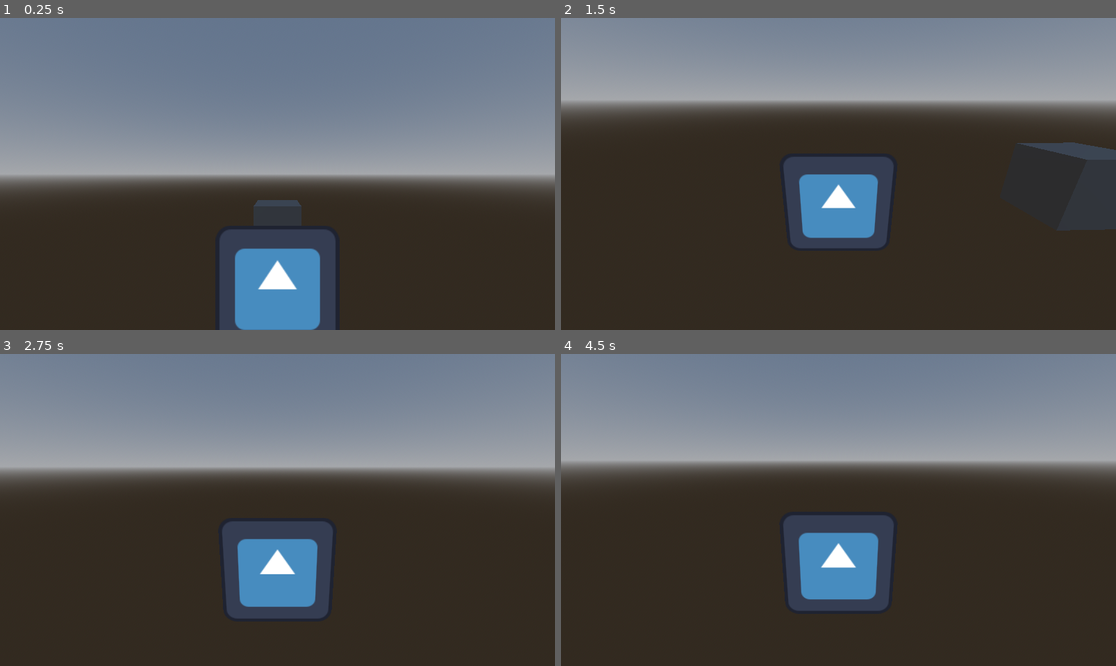
Above: before the commit, frames 1-4 (two rows, left to right).
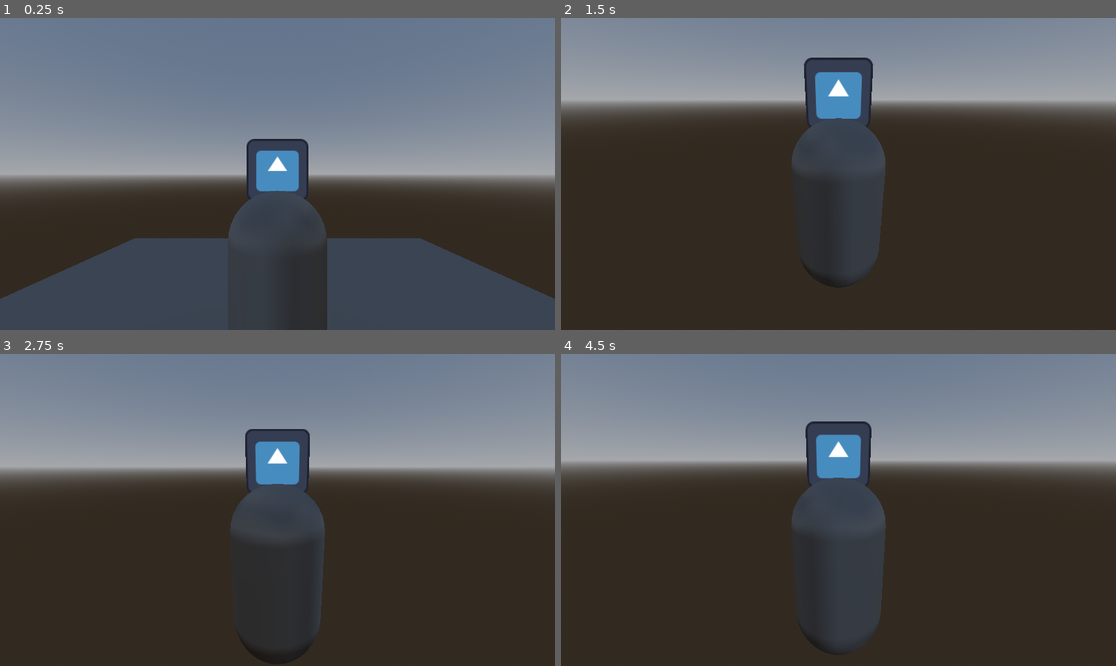
Above: after the commit, the same moments.

Repository: EzmaMeow/The_Rails_Below
Game: Godot game, scene res://Core/Scenes/StartScene.tscn
Same seed, same stepped clock (60 frames per second), same inputs: the game is played once before the commit and once after it. The engine's default icon, where the game draws it, is replaced by a stand-in: a white triangle on a blue panel in a dark square.
Inputs (mouse positions are in pixels of both pictures, inside the frame that each line leads up to):
- Up to frame 1 (0.25 s): no input
- Up to frame 2 (1.5 s): tap Enter at 0.5 s; move the mouse to (960, 158) at 0.52 s; hold D (Right) 0.53-1.28 s; hold Space (Jump, bound only after the commit) 0.53-1.28 s; click (960, 158) at 0.67 s; move the mouse to (810, 174) at 1.27 s; hold W (Forward) from 1.28 s (still down); tap Space (Jump, bound only after the commit) at 1.35 s
- Up to frame 3 (2.75 s): keep holding W (Forward); tap Space (Jump, bound only after the commit) at 1.52, 1.82, 2 s; move the mouse to (288, 503) at 2.02 s; hold Space (Jump, bound only after the commit) from 2.03 s (still down)
- Up to frame 4 (4.5 s): keep holding W (Forward); tap Enter at 2.75, 4.25 s; move the mouse to (832, 516) at 2.77 s; release Space (Jump, bound only after the commit) at 2.78 s; tap Space (Jump, bound only after the commit) at 2.85, 3.02, 3.32, 3.5, 4.35 s; move the mouse to (877, 513) at 3.52 s; hold Space (Jump, bound only after the commit) 3.53-4.28 s; move the mouse to (794, 506) at 4.27 s

The runs differ from the first frame. In frame 1, 26% of the frame differs, in the area x 0-100%, y 38-100%; in frame 2, 11%; in frame 3, 8.3%; in frame 4, 8.8%.

Commit message:
Minor update
Added a better jump and made a floor to test it on.

Diff:
--- a/Characters/Scenes/Player.tscn
+++ b/Characters/Scenes/Player.tscn
@@ -4,26 +4,26 @@
 [ext_resource type="Resource" uid="uid://d4gpjejodtup4" path="res://Controllers/Resources/Player_Controller.tres" id="2_y7pdn"]
 [ext_resource type="Texture2D" uid="uid://b3qyc0gej8mw2" path="res://icon.svg" id="3_hpvg1"]
 
+[sub_resource type="CapsuleMesh" id="CapsuleMesh_waixg"]
+
 [sub_resource type="CapsuleShape3D" id="CapsuleShape3D_7ompc"]
-
-[sub_resource type="BoxMesh" id="BoxMesh_k16bj"]
 
 [node name="Character3D" type="CharacterBody3D"]
 script = ExtResource("1_hdh21")
 controller = ExtResource("2_y7pdn")
 metadata/_custom_type_script = "uid://bs0arnhdfdqi2"
 
+[node name="MeshInstance3D" type="MeshInstance3D" parent="."]
+mesh = SubResource("CapsuleMesh_waixg")
+
 [node name="CollisionShape3D" type="CollisionShape3D" parent="."]
 shape = SubResource("CapsuleShape3D_7ompc")
 
 [node name="AnimatedSprite3D" type="Sprite3D" parent="."]
+transform = Transform3D(0.5, 0, 0, 0, 0.5, 0, 0, 0, 0.5, 0, 1.2132379, 0)
 billboard = 2
 texture = ExtResource("3_hpvg1")
 
 [node name="Camera3D" type="Camera3D" parent="."]
 transform = Transform3D(1, 0, 0, 0, 1, 0, 0, 0, 1, 0, 1.1721176, 2.102)
 current = true
-
-[node name="MeshInstance3D" type="MeshInstance3D" parent="."]
-transform = Transform3D(0.47949994, 0, 0, 0, 0.48281354, 0, 0, 0, 1, 0, 0, -0.54943323)
-mesh = SubResource("BoxMesh_k16bj")
--- a/Characters/Scripts/Character3D.gd
+++ b/Characters/Scripts/Character3D.gd
@@ -5,9 +5,11 @@
 		if (value):
 			value.client_message_received.connect(on_message_received)
 			value.rotated.connect(on_rotated)
+			value.jumped.connect(on_jumped)
 		elif (controller):
 			controller.client_message_received.disconnect(on_message_received)
 			controller.rotated.disconnect(on_rotated)
+			controller.jumped.disconnect(on_jumped)
 		controller = value
 
 @export var state : Character_State = Character_State.new():
@@ -17,21 +19,26 @@
 		#so the state may or maynot contain a static state ref to acess
 		#read only value.
 		#in short, the state is a copy of an existing state at this level
+		#NOTE: may need to rethink this one. states could be shared, but
+		#it could be messy. if needed to be shared, then maybe embed it in
+		#this clone as a seprate state and have the getters and setters return
+		#that source
 		state = value.duplicate()
 @export var movement : Character_Movement = Character_Movement.new()
 
 @export var speed : float = 8
 
 var move_direction : Vector3
-
+var jump_force : float = 0.0
 
 func on_message_received(message:Variant):
-	#if (message):
-	#	if message.has('direction'):
+	if (message):
+		#if message.has('Jump') :#and is_on_floor():
+			#jump_force = 10.0
 	#		var input_direction : Vector2 = message['direction']
 	#		#move_direction = Vector3(input_direction.x, input_direction.y,0.0)
 	#		move_direction = Vector3(input_direction.y,0.0,-input_direction.x)
-	pass
+		pass
 
 func on_rotated(axis:Vector3,angle:float):
 	if (axis==Vector3.UP):
@@ -41,12 +48,21 @@
 	if (axis==Vector3.RIGHT):
 		rotate_y(angle)
 		return
+func on_jumped(strength:float=1.0):
+	if (is_on_floor()):
+		jump_force = 10.0 *strength
 
 func _physics_process(_delta: float) -> void:
 	if (controller):
 		if (movement):
-			move_and_slide()
 			velocity = movement.caculate_velocity3D(
 				velocity,position,_delta,controller.move_direction,state,get_last_slide_collision()
 				)
+			velocity += Vector3(0.0,jump_force,0.0)
 			velocity = velocity.rotated(Vector3(0,1,0).normalized(),rotation.y)
+			move_and_slide()
+
+			if (!is_on_floor()):
+				#appling fake gravity for now
+				if (jump_force > -9.8):
+					jump_force = clamp(jump_force - 1.0,-9.8,9999)
--- a/Controllers/Scripts/Controller3D.gd
+++ b/Controllers/Scripts/Controller3D.gd
@@ -1,9 +1,16 @@
 class_name Controller3D extends Controller_Base
 
 signal rotated(axis:Vector3,angle:float)
+
+signal jumped(strength:float)
+signal crouched(strength:float)
 
 @export var move_direction : Vector3
 @export var look_direction : Vector3
 
 func rotate(axis:Vector3,angle:float):
 	rotated.emit(axis,angle)
+func jump(strength:float = 1.0):
+	jumped.emit(strength)
+func crouch(strength:float = 1.0):
+	crouched.emit(strength)
--- a/Core/Scenes/StartScene.tscn
+++ b/Core/Scenes/StartScene.tscn
@@ -13,23 +13,48 @@
 
 [sub_resource type="BoxMesh" id="BoxMesh_kgr87"]
 
+[sub_resource type="ConvexPolygonShape3D" id="ConvexPolygonShape3D_b7362"]
+points = PackedVector3Array(-0.5, -0.5, -0.5, 0.5, 0.5, 0.5, 0.5, -0.5, 0.5, 0.5, 0.5, -0.5, -0.5, 0.5, 0.5, 0.5, -0.5, -0.5, -0.5, -0.5, 0.5, -0.5, 0.5, -0.5)
+
+[sub_resource type="PlaneMesh" id="PlaneMesh_kgr87"]
+size = Vector2(10, 10)
+subdivide_width = 2
+subdivide_depth = 2
+
+[sub_resource type="ConvexPolygonShape3D" id="ConvexPolygonShape3D_kgr87"]
+points = PackedVector3Array(5.077377, 0.07933401, 5.077377, -5.077377, -0.07933401, -5.077377, -5.077377, 0.07933401, -5.077377, 5.077377, -0.07933401, -5.077377, -5.077377, -0.07933401, 5.077377, -5.077377, 0.07933401, 5.077377, 5.077377, 0.07933401, -5.077377, 5.077377, -0.07933401, 5.077377)
+
 [node name="StartScene" type="Node"]
 
 [node name="Character3D" parent="." instance=ExtResource("1_kgr87")]
+transform = Transform3D(1, 0, 0, 0, 1, 0, 0, 0, 1, 0, 1.0045921, 0)
 
 [node name="WorldEnvironment" type="WorldEnvironment" parent="."]
 environment = SubResource("Environment_i2hex")
 
-[node name="MeshInstance3D" type="MeshInstance3D" parent="."]
-transform = Transform3D(1, 0, 0, 0, 1, 0, 0, 0, 1, 0, 0, -2.5969028)
+[node name="SimpleBox" type="MeshInstance3D" parent="."]
+transform = Transform3D(1, 0, 0, 0, 1, 0, 0, 0, 1, 0, 0.4629228, -2.5969028)
 mesh = SubResource("BoxMesh_kgr87")
 
-[node name="MeshInstance3D2" type="MeshInstance3D" parent="."]
-transform = Transform3D(1, 0, 0, 0, 1, 0, 0, 0, 1, 3.6343803, 0, 2.4670663)
+[node name="StaticBody3D" type="StaticBody3D" parent="SimpleBox"]
+
+[node name="CollisionShape3D" type="CollisionShape3D" parent="SimpleBox/StaticBody3D"]
+shape = SubResource("ConvexPolygonShape3D_b7362")
+
+[node name="SimpleBox2" type="MeshInstance3D" parent="."]
+transform = Transform3D(1, 0, 0, 0, 1, 0, 0, 0, 1, -2.41647, 0.4629228, 2.7763996)
 mesh = SubResource("BoxMesh_kgr87")
-skeleton = NodePath("../MeshInstance3D")
 
-[node name="MeshInstance3D3" type="MeshInstance3D" parent="."]
-transform = Transform3D(1, 0, 0, 0, 1, 0, 0, 0, 1, -4.8212175, 0, -0.41257286)
-mesh = SubResource("BoxMesh_kgr87")
-skeleton = NodePath("../MeshInstance3D2")
+[node name="StaticBody3D" type="StaticBody3D" parent="SimpleBox2"]
+
+[node name="CollisionShape3D" type="CollisionShape3D" parent="SimpleBox2/StaticBody3D"]
+shape = SubResource("ConvexPolygonShape3D_b7362")
+
+[node name="SimpleFloor" type="MeshInstance3D" parent="."]
+mesh = SubResource("PlaneMesh_kgr87")
+skeleton = NodePath("")
+
+[node name="StaticBody3D" type="StaticBody3D" parent="SimpleFloor"]
+
+[node name="CollisionShape3D" type="CollisionShape3D" parent="SimpleFloor/StaticBody3D"]
+shape = SubResource("ConvexPolygonShape3D_kgr87")
--- a/Core/Scripts/Game_Script.gd
+++ b/Core/Scripts/Game_Script.gd
@@ -15,6 +15,10 @@
 		if (player_controller as Controller3D):
 			player_controller.rotate(Vector3.UP,-event.relative.y * 0.01)
 			player_controller.rotate(Vector3.RIGHT,-event.relative.x * 0.01)
+	if event.is_action_pressed("Jump"):
+		if (player_controller as Controller3D):
+			(player_controller as Controller3D).jump(event.get_action_strength('Jump'))
+
 
 
 func _physics_process(_delta: float) -> void:
--- a/project.godot
+++ b/project.godot
@@ -47,6 +47,11 @@
 "events": [Object(InputEventKey,"resource_local_to_scene":false,"resource_name":"","device":-1,"window_id":0,"alt_press …(192 unchanged characters)…
 ]
 }
+Jump={
+"deadzone": 0.2,
+"events": [Object(InputEventKey,"resource_local_to_scene":false,"resource_name":"","device":-1,"window_id":0,"alt_pressed":false,"shift_pressed":false,"ctrl_pressed":false,"meta_pressed":false,"pressed":false,"keycode":0,"physical_keycode":32,"key_label":0,"unicode":32,"location":0,"echo":false,"script":null)
+]
+}
 
 [rendering]
 
Not shown: 1 places in Core/Scenes/StartScene.tscn that only renumber resources
